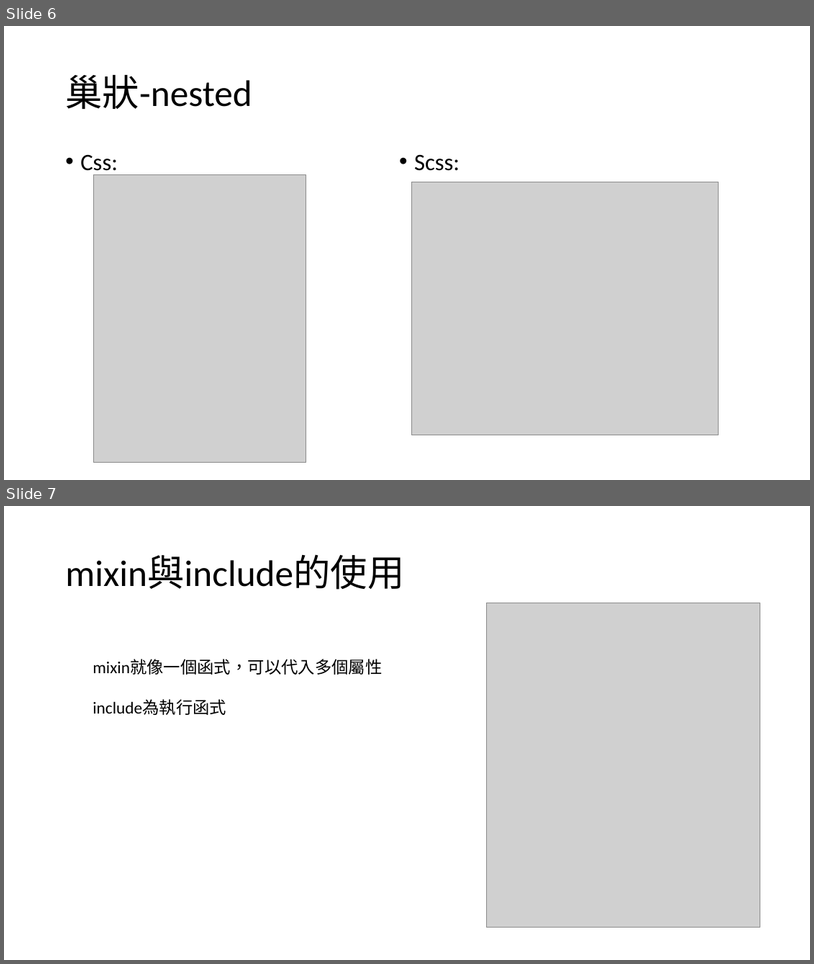
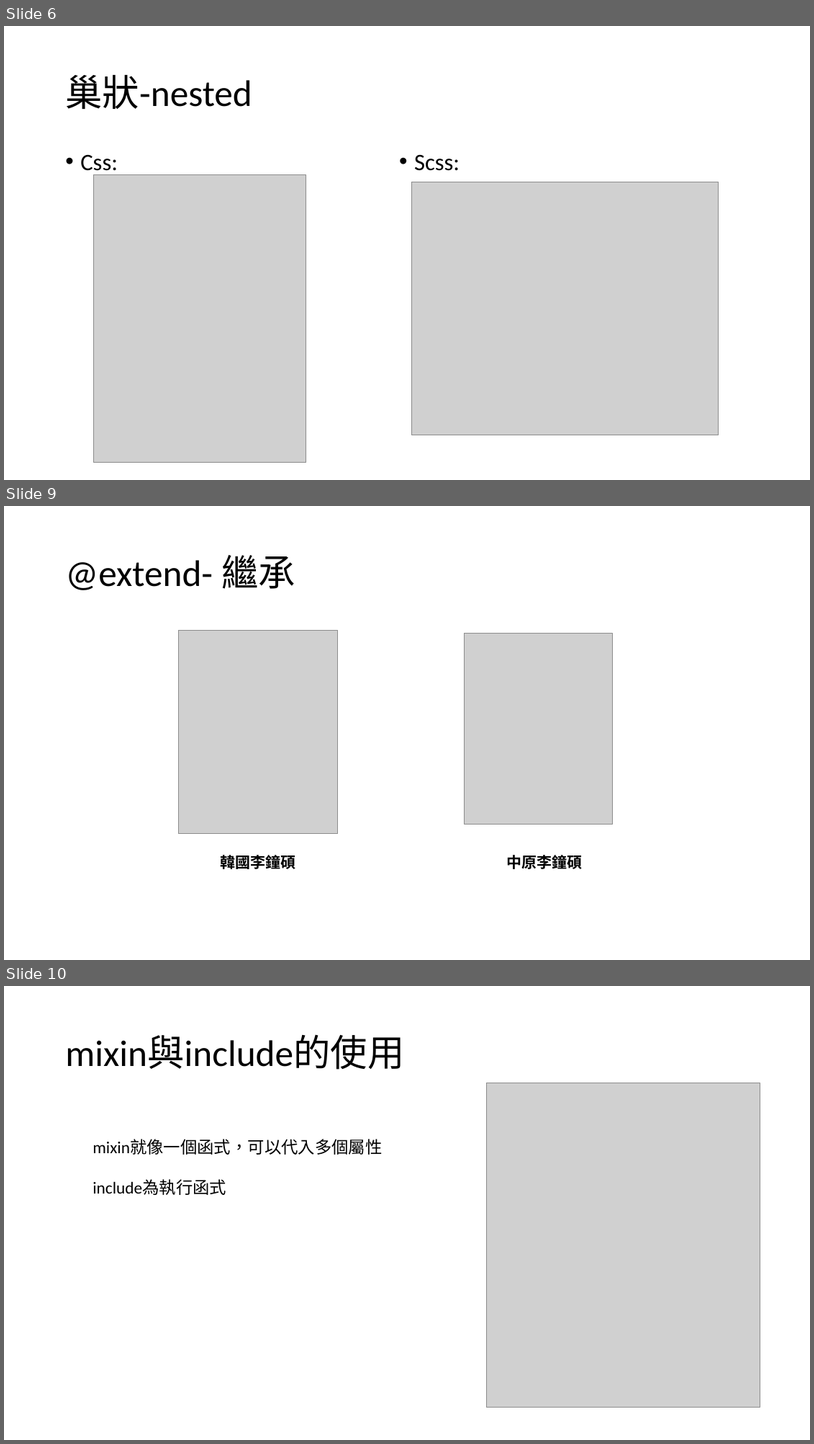
Before and after one commit to choco2001/ppt, a slide deck: sass.pptx. Shown one above the other, each under a label of ours: slides 6 and 7 before the commit, slides 6, 9 and 10 after it; the slides between them are not shown. The pictures are 814x964 and 814x1444 pixels, drawn with LibreOffice and Linux fonts; fonts in the diff are those of the drawing; grey boxes stand for pictures. Boxes give left, top, right and bottom in pixels: in the first picture for what was removed or moved away, otherwise in the second. Text is boxed around its words. In the diff, an @@ line names an element or a change of style, - is before the commit and + after.

```diff
--- a/sass.pptx
+++ b/sass.pptx
@@ slide 9 added at (x1=4, y1=506, x2=810, y2=960), background #FFFFFF @@
@@ title added at (x1=65, y1=555, x2=296, y2=590), 44 pt, text #000000 @@
+@extend- 繼承
@@ picture added at (x1=178, y1=630, x2=338, y2=834) @@
@@ picture added at (x1=465, y1=633, x2=612, y2=824) @@
@@ text added at (x1=220, y1=852, x2=296, y2=871), 18 pt, text #000000, bold @@
+韓國李鐘碩
@@ text added at (x1=507, y1=854, x2=582, y2=869), 18 pt, text #000000, bold @@
+中原李鐘碩
@@ what was slide 7 is now slide 10 @@
```
Also in this commit, not shown: 2 other slides added.
